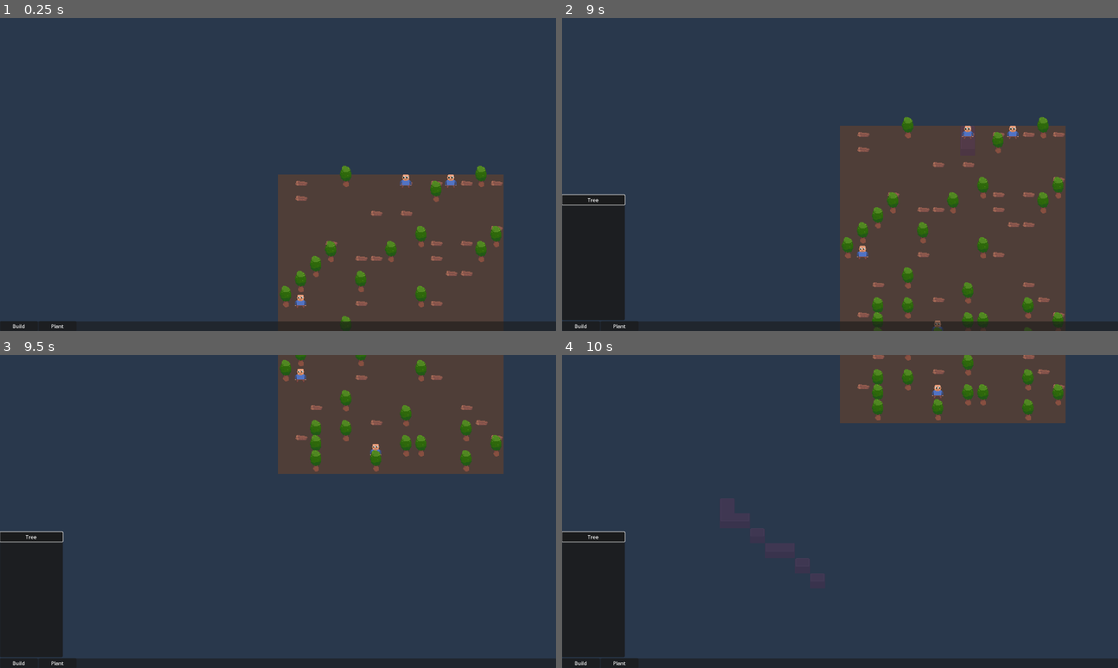
Above: before the commit, frames 1-4 (two rows, left to right).
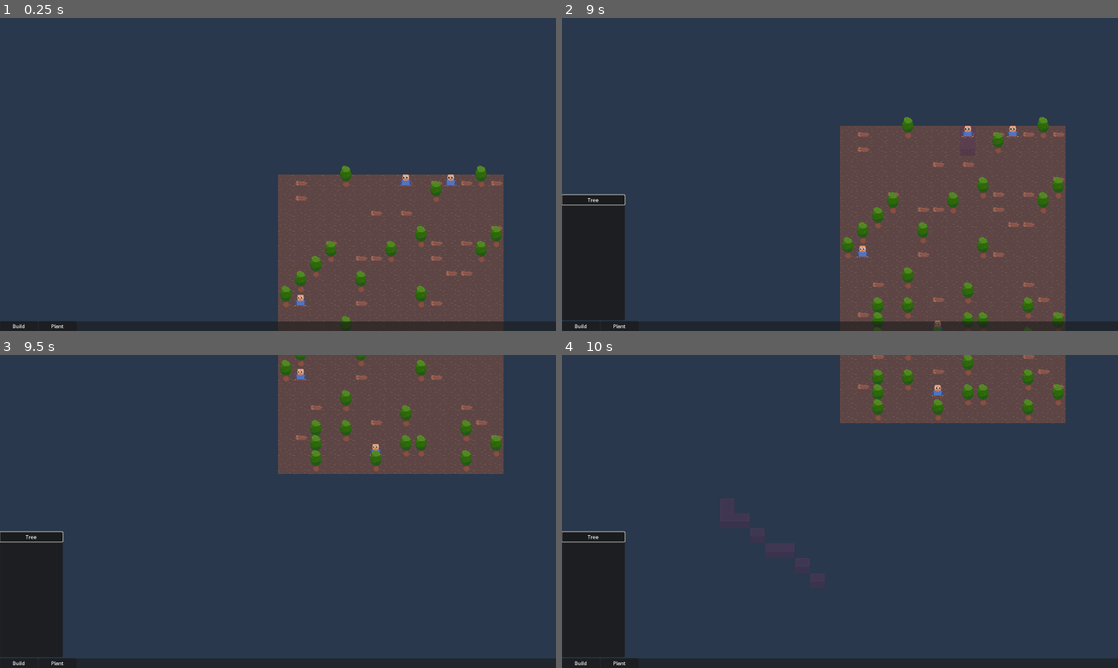
Above: after the commit, the same moments.

Repository: speakk/gnome_village
Game: Godot game, scene res://main.tscn
The game is run twice, just before and just after one commit, with the same random seed, the same clock (stepped at 60 frames per second) and the same inputs.
Inputs (mouse positions are in pixels of both pictures, inside the frame that each line leads up to):
- Up to frame 1 (0.25 s): no input
- Up to frame 2 (9 s): click "Build" at 0.5 s; click "Plant" at 1.25 s; click "Tree" at 2 s; click "Build" at 2.75 s; click "Wall" at 3.5 s; click "Plant" at 4.25 s; click "Tree" at 5 s; click "Build" at 5.75 s; click "Wall" at 6.5 s; click "Plant" at 7.25 s; click "Tree" at 8 s; tap Enter at 8.75 s; move the mouse to (962, 158) at 8.77 s; hold S (pan_camera_down) from 8.78 s (still down); click (962, 158) at 8.92 s
- Up to frame 3 (9.5 s): keep holding S (pan_camera_down)
- Up to frame 4 (10 s): release S (pan_camera_down) at 9.5 s; drag from (728, 527) to (812, 574) at 9.52 s

The runs differ from the first frame. In frame 1, 0.3% of the frame differs, in the area x 50-91%, y 50-96%; in frame 2, 0.4%, in the area x 50-91%, y 35-97%; in frame 3, 0.2%; in frame 4, 0.1%.

Commit message:
The ground has texture

Diff:
--- a/MainMap.gd
+++ b/MainMap.gd
@@ -35,7 +35,7 @@
 
 	# TODO: Instead of this, keep a proper x-y map of entities so you don't have to rely on tile_data
 	#set_layer_modulate(Layers.Building, Color.TRANSPARENT)
-	set_layer_modulate(Layers.Ground, Color(0.7, 0.7, 0.7))
+	#set_layer_modulate(Layers.Ground, Color(0.7, 0.7, 0.7))
 	set_layer_modulate(Layers.Blueprint, Color(0.5, 0.5, 1.0, 0.5))
 
 	Events.blueprint_finished.connect(_blueprint_finished)
Binary file changed: assets/tilesheet.aseprite
Binary file changed: assets/tilesheet.png
